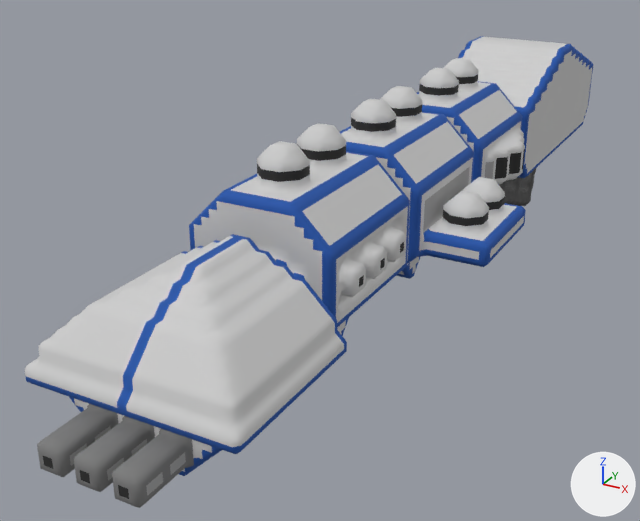
The OBJ model src/jsMain/resources/meshes/diadochi-4-moloch-class.obj as it was, and as the next commit left it.
Rendered twice from a 50 mm camera at (44.7, -107.3, 38.9) aimed at (-9.5, -8.7, -10.4). The lights are fixed; the arrows at lower right show +X, +Y and +Z. Where no turn or scale is listed for an object, it has been applied to the vertices.

The first picture shows 'diadochi-4-moloch-class'.
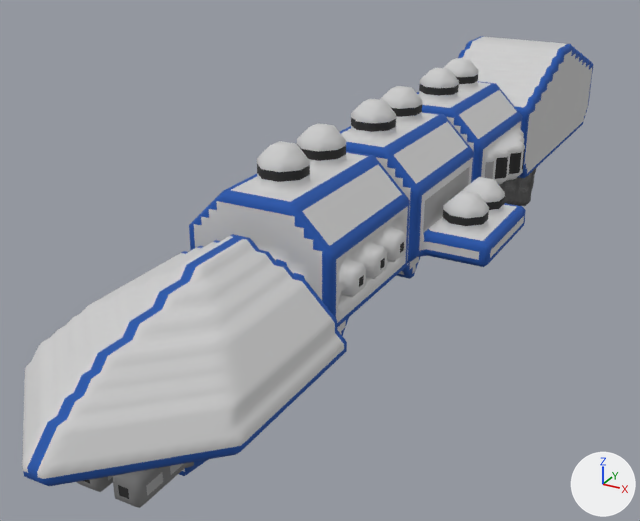
The newer file is also turned or shifted as a whole; pictures and numbers use the older file's frame.

Where the change shows, as pixel boxes (x1, y1, x2, y2) in the pictures (640 x 521 px):
'diadochi-4-moloch-class', reshaped
    before: (25, 36, 593, 508)
    after: (22, 36, 593, 508)
part 1 of me_diadochi_4_moloch_class, built on
    before: (25, 278, 242, 454)
    after: (22, 278, 237, 486)
part 2 of me_diadochi_4_moloch_class, surface changed
    before: (53, 354, 222, 450)

What changed in the scene script:
```text
Change me_diadochi_4_moloch_class:
    used by ob_diadochi_4_moloch_class; location = (0.0, 0.0, 0.0)
    remove me_diadochi_4_moloch_class.from_pydata(...)  # 18918 vertices, 37844 faces; spans x -16.5..16.5, y -65.2..69.8, z -21.2..13.8
    add me_diadochi_4_moloch_class.from_pydata(...)  # 19449 vertices, 38906 faces; spans x -16.5..16.5, y -70.2..69.8, z -21.2..13.8
    me_diadochi_4_moloch_class part 1: 84 vertices moved from x -10.0..10.0, y -60.2..-52.2, z -2.7..5.3 to x -10.5..10.5, y -68.7..-52.7, z -3.2..5.8; 234 vertices removed from x -10.5..10.5, y -60.2..-40.7, z -3.2..5.3; 765 vertices added at x -10.5..10.5, y -70.2..-39.8, z -3.5..5.8
    me_diadochi_4_moloch_class part 2: 232 kept faces spanning x -10.5..10.5, y -67.7..-42.2, z -3.5..-3.2 get new texture (UV) coordinates
```
